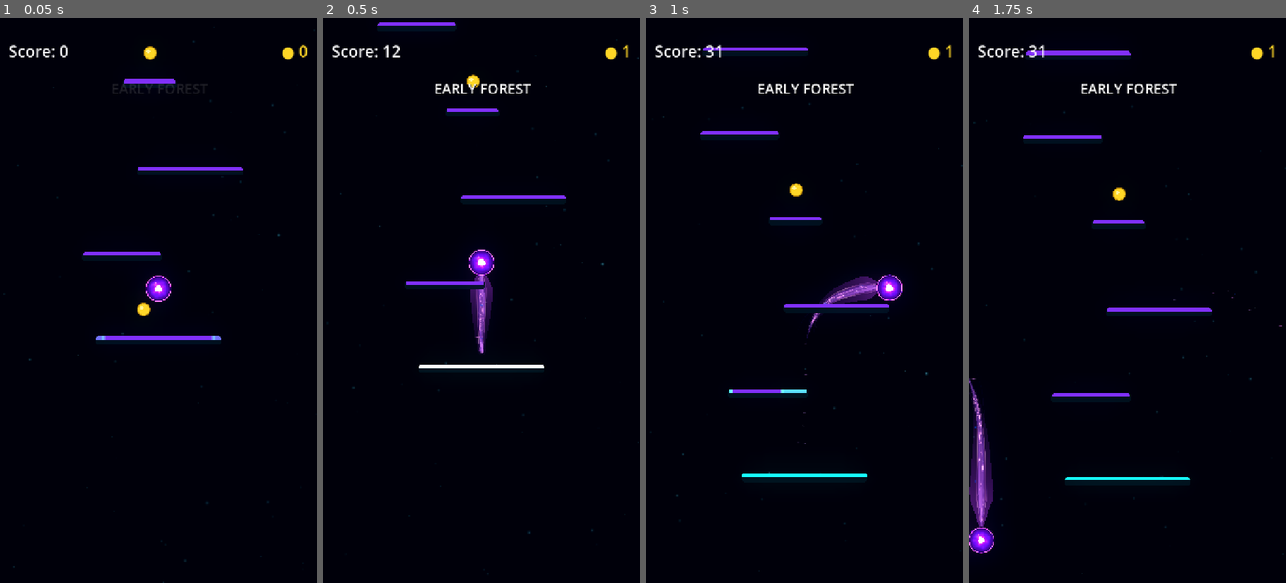
Above: before the commit, frames 1-4 (left to right).
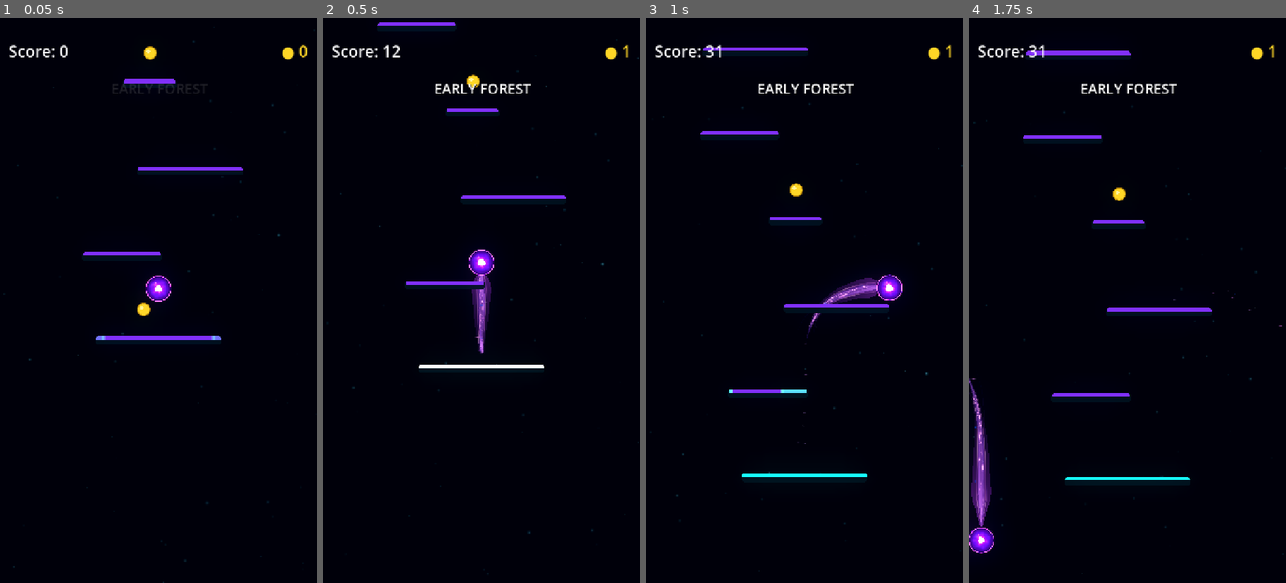
Above: after the commit, the same moments.

Repository: Kryodo/TowerJump
Game: Godot game, scene res://scenes/main.tscn
Two runs of this game, one before a commit and one after it. Both use one fixed random seed, a clock stepped at 60 frames per second and the inputs below.
Inputs (mouse positions are in pixels of both pictures, inside the frame that each line leads up to):
- Up to frame 1 (0.05 s): no input
- Up to frame 2 (0.5 s): no input
- Up to frame 3 (1 s): move the mouse to (874, 272) at 0.52 s; hold Right (ui_right) from 0.53 s (still down); click (874, 272) at 0.67 s
- Up to frame 4 (1.75 s): release Right (ui_right) at 1.25 s; drag from (1064, 328) to (1117, 193) at 1.27 s

Frame 1 is identical in both runs. In frame 2, 0.2% of the frame differs, in the area x 46-54%, y 45-60%; in frame 3, 0.2%; in frame 4, 0.2%, in the area x 0-8%, y 71-91%.

Commit message:
Restore pre-eb04ace trail taper only

Diff:
--- a/scenes/ball.tscn
+++ b/scenes/ball.tscn
@@ -10,7 +10,7 @@
 [ext_resource type="Shader" path="res://scenes/ball_rim_aura.gdshader" id="6_rim_aura"]
 
 [sub_resource type="Curve" id="Curve_iijjg"]
-_data = [Vector2(0, 0.015), 0.0, 4.2, 0, 1, Vector2(0.07, 0.44), 4.2, 1.2, 1, 1, Vector2(0.2, 1.15), 1.2, 0.0, 1, 1, Vector2(0.36, 0.94), 0.0, -0.9, 1, 1, Vector2(0.68, 0.42), -0.9, -1.0, 1, 1, Vector2(0.92, 0.04), -1.0, -0.5, 1, 1, Vector2(1, 0), -0.5, 0.0, 1, 0]
+_data = [Vector2(0, 0.015), 0.0, 4.2, 0, 1, Vector2(0.07, 0.38), 4.2, 1.2, 1, 1, Vector2(0.2, 1.15), 1.2, 0.0, 1, 1, Vector2(0.36, 0.94), 0.0, -0.9, 1, 1, Vector2(0.68, 0.42), -0.9, -1.0, 1, 1, Vector2(0.92, 0.04), -1.0, -0.5, 1, 1, Vector2(1, 0), -0.5, 0.0, 1, 0]
 point_count = 7
 
 [sub_resource type="Gradient" id="Gradient_f7kxq"]
@@ -41,10 +41,6 @@
 [sub_resource type="ShaderMaterial" id="ShaderMaterial_rim_aura"]
 shader = ExtResource("6_rim_aura")
 shader_parameter/palette_mode = 1
-
-[sub_resource type="Curve" id="Curve_comet_core"]
-_data = [Vector2(0, 0.015), 0.0, 3.5, 0, 1, Vector2(0.06, 0.34), 3.5, 1.3, 1, 1, Vector2(0.18, 1.0), 1.3, 0.0, 1, 1, Vector2(0.34, 0.92), 0.0, -0.9, 1, 1, Vector2(0.66, 0.48), -0.9, -1.0, 1, 1, Vector2(0.92, 0.06), -1.0, -0.5, 1, 1, Vector2(1, 0), -0.5, 0.0, 1, 0]
-point_count = 7
 
 [sub_resource type="Curve" id="Curve_f7kxq"]
 _data = [Vector2(0, 0), 0.0, 0.0, 0, 0, Vector2(0.05, 0.85), 0.0, 0.0, 0, 0, Vector2(0.12, 1), 0.0, 0.0, 0, 0, Vector2(0.35, 1), 0.0, 0.0, 0, 0, Vector2(0.6, 0.9), 0.0, 0.0, 0, 0, Vector2(0.82, 0.65), 0.0, 0.0, 0, 0, Vector2(1, 0), 0.0, 0.0, 0, 0]
@@ -193,7 +189,7 @@
 wisp_strength = 2.0
 
 [node name="TrailAura" type="Line2D" parent="TrailVisual" unique_id=333510001]
-width = 48.0
+width = 40.0
 width_curve = SubResource("Curve_iijjg")
 gradient = SubResource("Gradient_f7kxq")
 joint_mode = 2
@@ -222,7 +218,7 @@
 [node name="EnergyLine" type="Line2D" parent="TrailVisual" unique_id=1281318945]
 material = SubResource("ShaderMaterial_eew57")
 width = 26.0
-width_curve = SubResource("Curve_comet_core")
+width_curve = SubResource("Curve_4dx81")
 texture_mode = 2
 joint_mode = 2
 begin_cap_mode = 2
--- a/scripts/ball_trail.gd
+++ b/scripts/ball_trail.gd
@@ -10,7 +10,6 @@
 @export var min_distance: float = 2.0
 @export var max_segment_distance: float = 120.0
 @export_range(0.0, 40.0, 1.0) var trail_head_offset: float = 28.0
-@export_range(0.0, 30.0, 1.0) var trail_connection_offset: float = 18.0
 
 @export_category("Visual Palette")
 @export_enum("Electric Blue", "Rich Violet") var visual_palette: int = 0
@@ -118,10 +117,10 @@
 	var secondary_wave: float = sin(_trail_time * 1.25 + t * 5.5 + 0.8)
 	var drift: float = (wave * 0.7 + secondary_wave * 0.3) * (0.5 + 1.8 * t) * envelope
 
-	# Offset the newest point a little behind the centre. The orb hides most of
-	# the start, leaving a short, narrow connection that broadens into the trail.
-	# This keeps the neck subtle without returning to the old long, thin stem.
-	var head_offset: float = trail_connection_offset if index == 0 else 0.0
+	# The newest sample is the ball centre. Move just this head point backward
+	# along the travel direction so the visible V begins at the orb's trailing
+	# surface instead of emerging from its luminous core.
+	var head_offset: float = trail_head_offset if index == 0 else 0.0
 	return point - tangent * head_offset + perpendicular * drift
 
 
